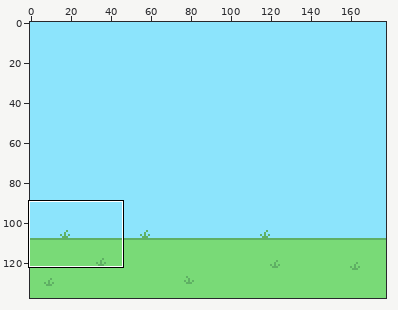
Two states of a pixel-art file, assets/aesprites/background.aseprite. Above, an overview of the earlier version with the close-up marked.
Close-up. Earlier state:
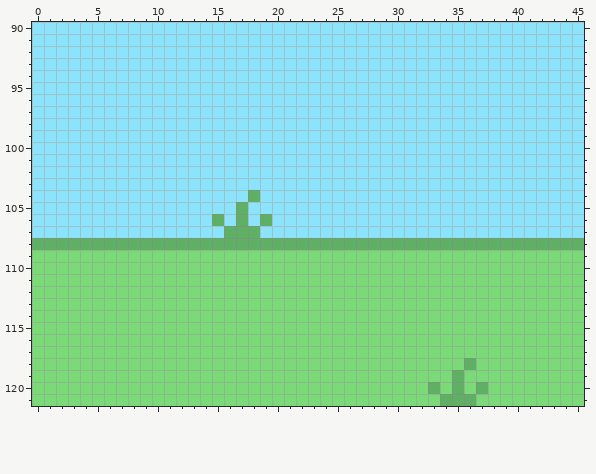
178x138 pixels, 1 frame. Shown: x 0..45, y 90..121. The commit also changed other parts of the picture, which this record leaves out.
Once edited:
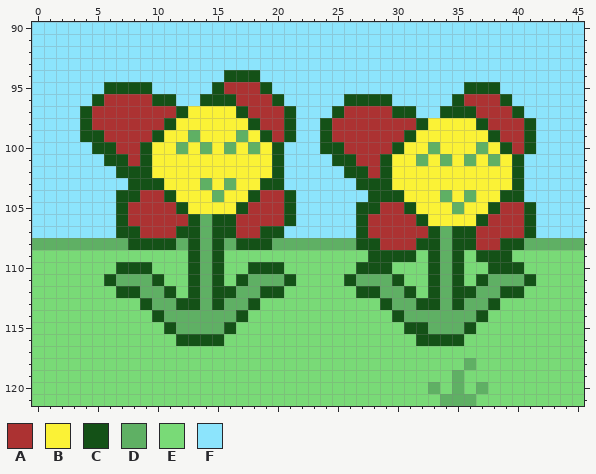
Palette (. is transparent): A #ac3232  B #fbf236  C #145117  D #5fb064  E #79da77  F #8ce4fc
The edit:
layer "flower" added
Changed rows in their new state; - is an unchanged pixel.
Layer "flower":
first column x 4:
 94 ------------CCC-----------------------
 95 --CCCC-----CAAAC----------------CCC---
 96 -CAAAACC--CCCAAAC-----CCCC-----CAAAC--
 97 CAAAAAAACBBBBCAAAC---CAAAACC--CCCAAAC-
 98 CAAAAAACBBBBBBCAAC--CAAAAAAACBBBBCAAAC
 99 CCAAAACBBDBBBDBCAC--CAAAAAACBBBBBBCAAC
100 -CCAACBBDBDBDBDBC---CCAAAACBBDBBBDBCAC
101 --CCACBBBBBBBBBBC----CCAACBBDBDBDBDBC-
102 ---CCCBBBBBBBBBBC-----CCACBBBBBBBBBBC-
103 ----CCCBBBDBDBBCC------CCCBBBBBBBBBBC-
104 ---CCAACBBBDBBCAAC------CCCBBBDBDBBCC-
105 ---CAAAACBBBBCAAAC-----CCAACBBBDBBCAAC
106 ---CAAAAACDCCAAAAC-----CAAAACBBBBCAAAC
107 ---CCAAACCDCCAACC------CAAAAACDCCAAAAC
108 ----CCCC-C-C-CCC-------CCAAACC-CCAACC-
109 ---------CDC------------CCCC-CDC-CCC--
110 ---CCC---CDC--CCC------CCC---CDC--CCC-
111 --CDDDC--CDC-CDDDC----CDDDC--CDC-CDDDC
112 ---CCDDC-CDCCDDCC------CCDDC-CDCCDDCC-
113 -----CDDCCDCDDC----------CDDCCDCDDC---
114 ------CDDDDDDC------------CDDDDDDC----
115 -------CDDDDC--------------CCDDDC-----
116 --------CCCC----------------CCCC------
Pixel boxes of the changes (left, top, right, bottom) in both close-ups:
changed: (80, 70, 536, 346)
